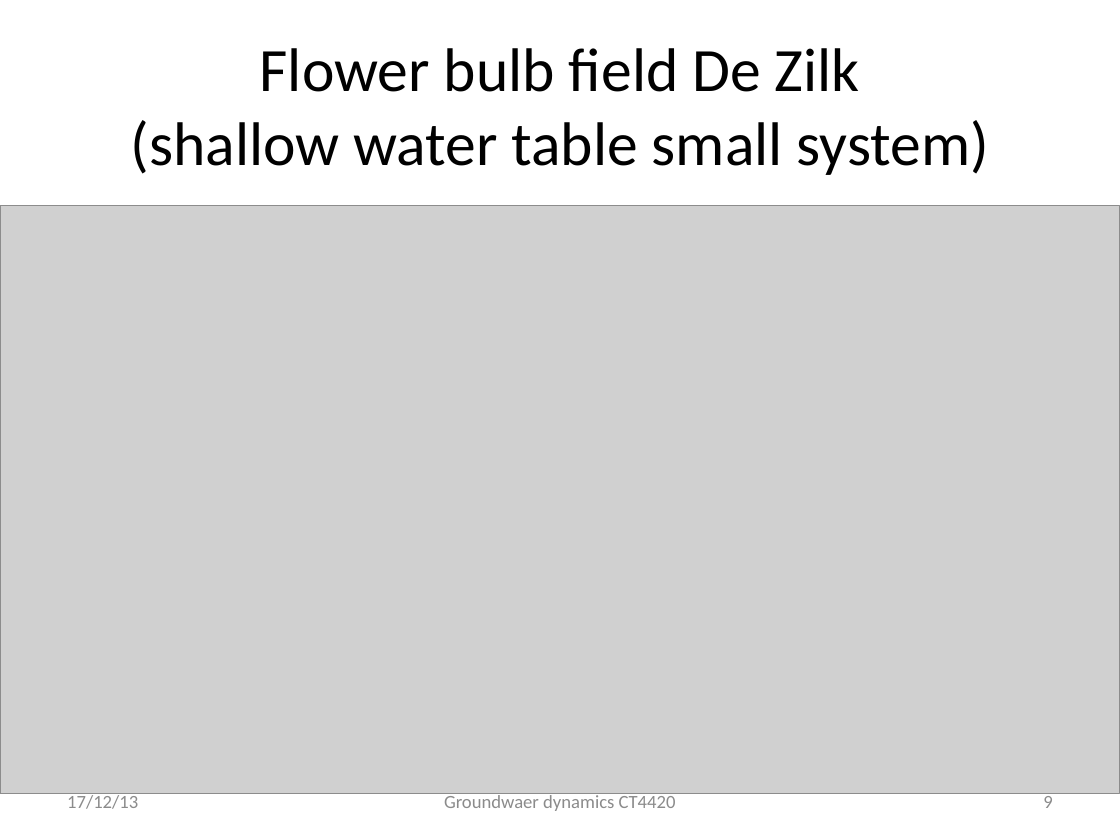
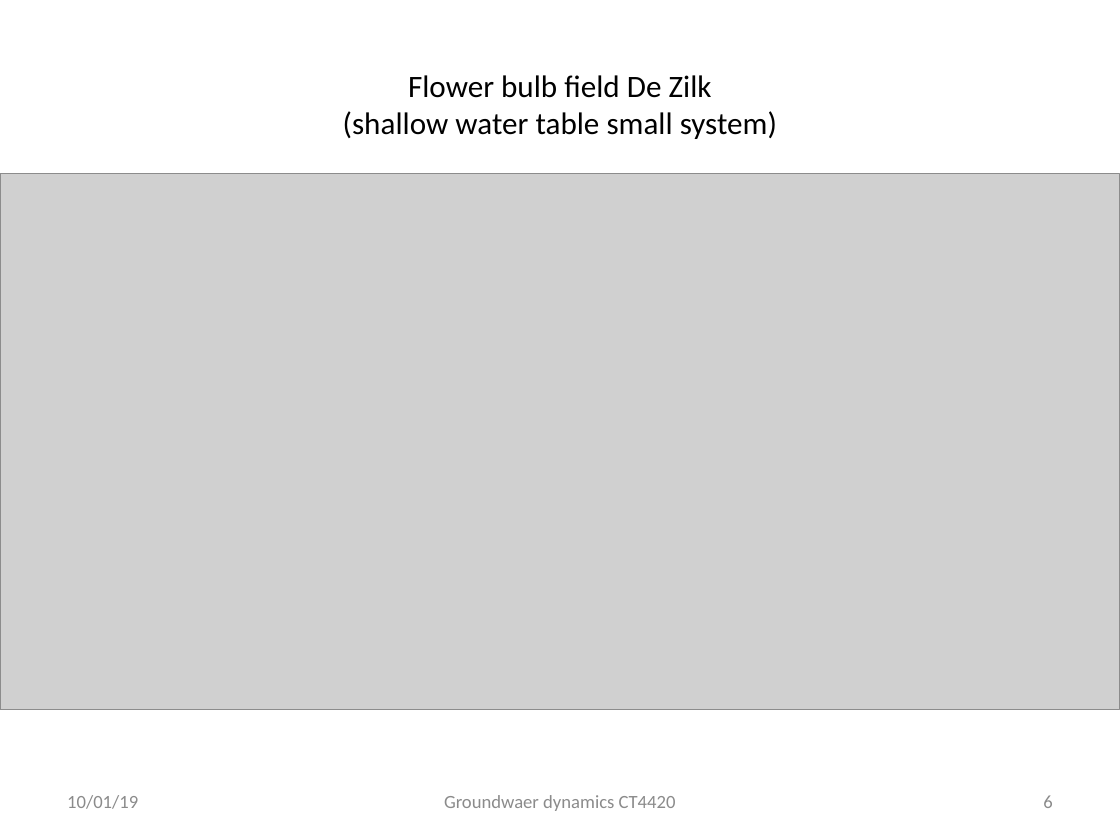
Before and after one commit to Olsthoorn/TransientGroundwaterFlow, a slide deck: slide 6 of PowerPoint/Groundwater Dynamics AWD.pptx (slide 9 before the commit). Drawn at 1120x840 pixels with LibreOffice and Linux fonts; fonts in the diff are those of the drawing; grey boxes stand for pictures. Boxes give left, top, right and bottom in pixels: in the first picture for what was removed or moved away, otherwise in the second. Text is boxed around its words. In the diff, an @@ line names an element or a change of style, - is before the commit and + after.

```diff
--- a/PowerPoint/Groundwater Dynamics AWD.pptx
+++ b/PowerPoint/Groundwater Dynamics AWD.pptx
@@ title "Flower bulb field De Zilk ..." at (x1=343, y1=75, x2=777, y2=139): size 39.6 to 20 pt @@
@@ picture resized from (x1=0, y1=205, x2=1120, y2=793) to (x1=0, y1=174, x2=1120, y2=709) @@
@@ text at (x1=67, y1=795, x2=138, y2=809): text changed @@
-17/12/13
+10/01/19
@@ page number at (x1=1043, y1=795, x2=1052, y2=808): text changed @@
-9
+6
```
Also in this commit, not shown: 13 other slides changed, 9 slides removed.
